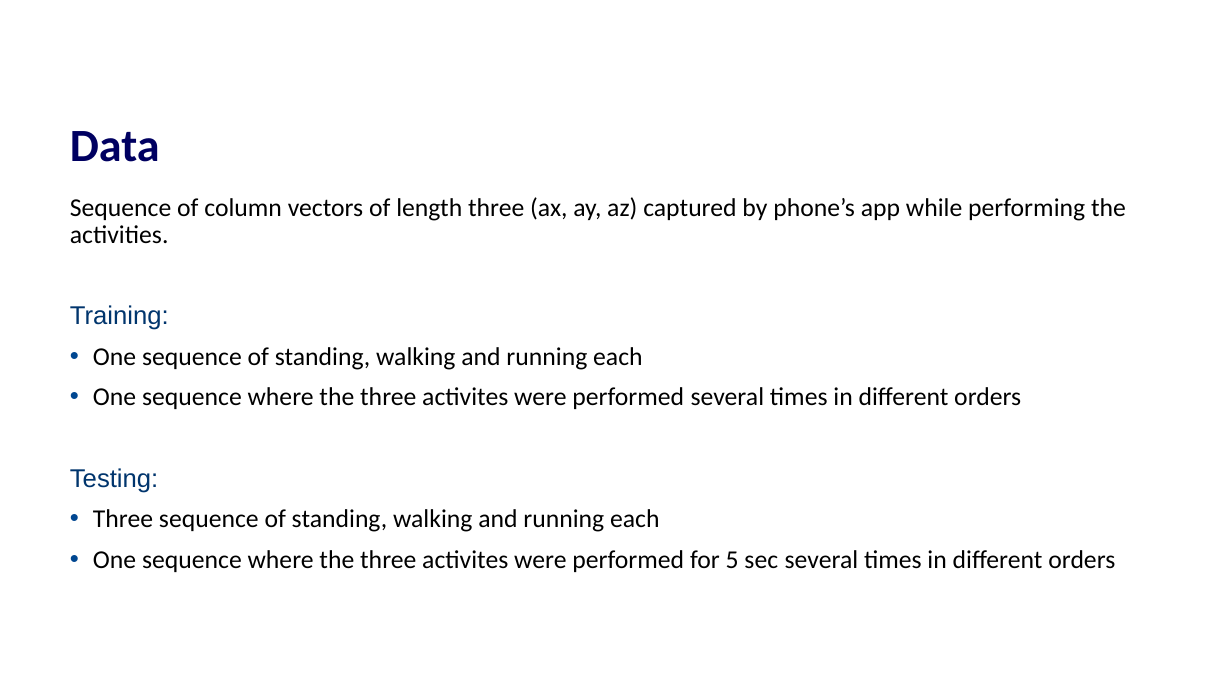
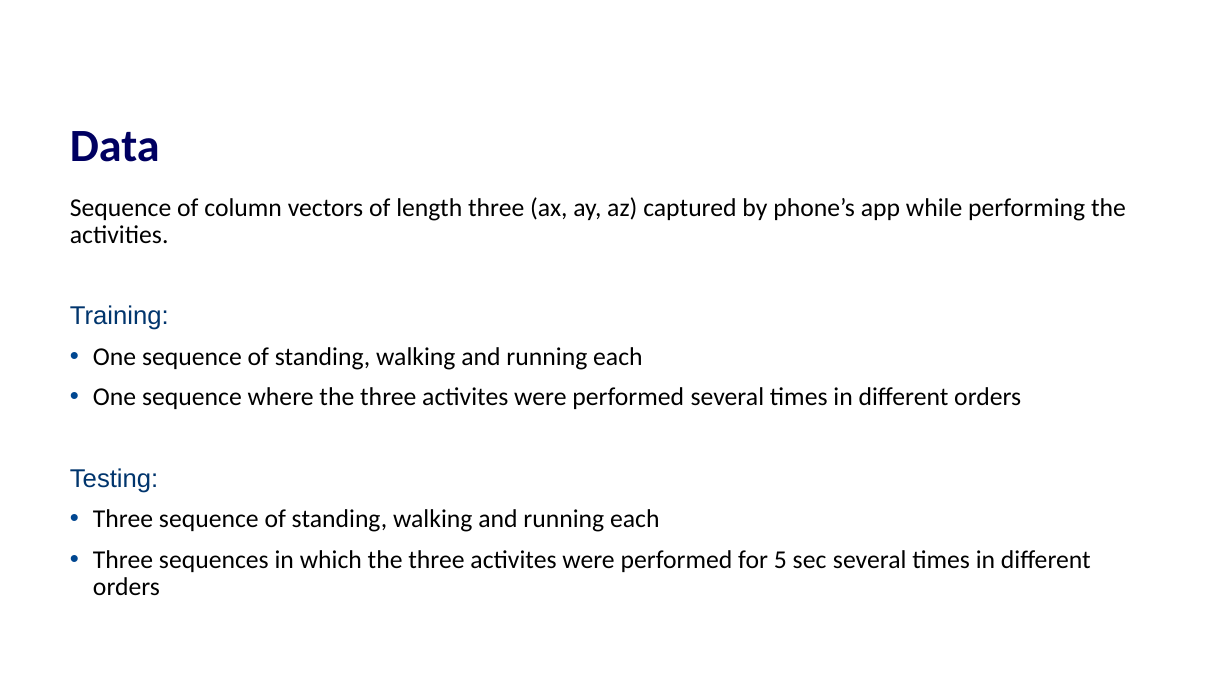
Before and after one commit to TheresaHoesl/PatternRecognition_MachineLearning, a slide deck: slide 3 of Final_project/presentation.pptx. Drawn at 1232x693 pixels with LibreOffice and Linux fonts; fonts in the diff are those of the drawing; background and template pictures are left out. Boxes give left, top, right and bottom in pixels: in the first picture for what was removed or moved away, otherwise in the second. Text is boxed around its words. In the diff, an @@ line names an element or a change of style, - is before the commit and + after.

```diff
--- a/Final_project/presentation.pptx
+++ b/Final_project/presentation.pptx
@@ text at (93, 550, 1091, 596): text changed @@
-• One sequence where the three activites were performed for 5 sec several times in different orders
+• Three sequences in which the three activites were performed for 5 sec several times in different orders
```
Also in this commit, not shown: 1 other slide changed.
